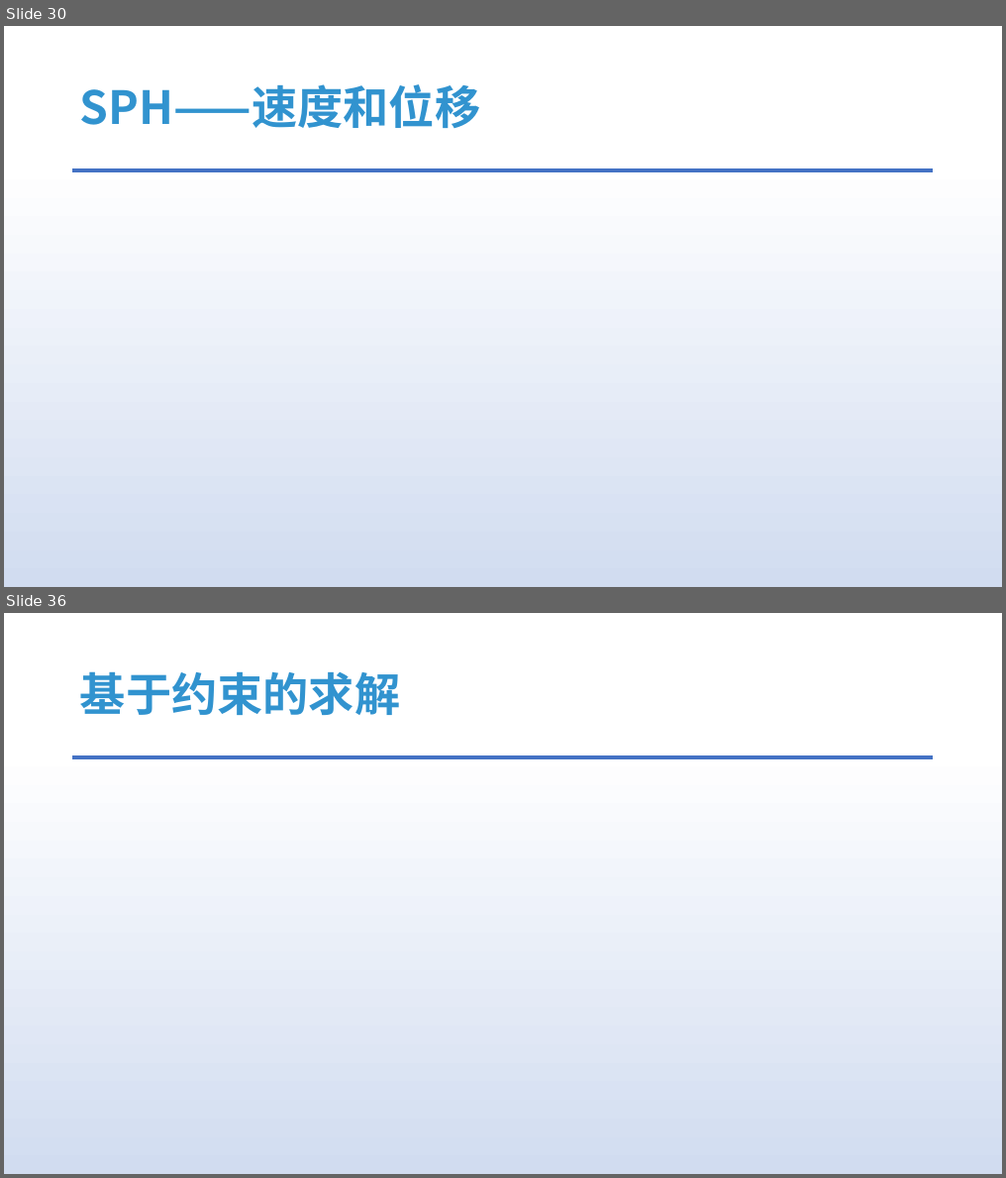
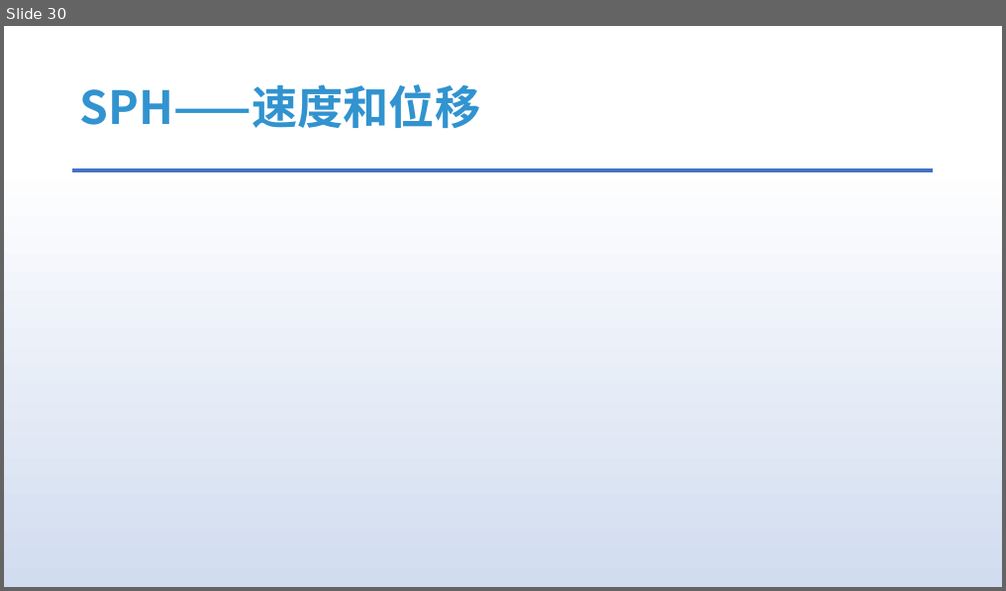
Before and after one commit to answerear/UnityFluid, a slide deck: doc/流体模拟入门分享.pptx. Shown one above the other, each under a label of ours: slides 30 and 36 before the commit, slide 30 after it; the slides between them are not shown. The pictures are 1006x1178 and 1006x591 pixels, drawn with LibreOffice and Linux fonts; fonts in the diff are those of the drawing; grey boxes stand for pictures. Boxes give left, top, right and bottom in pixels: in the first picture for what was removed or moved away, otherwise in the second. Text is boxed around its words. In the diff, an @@ line names an element or a change of style, - is before the commit and + after.

```diff
--- a/doc/流体模拟入门分享.pptx
+++ b/doc/流体模拟入门分享.pptx
@@ slide 36 removed at [4,613,1002,1174], background gradient #FFFFFF to #D1DCF0 to #DAE3F3 to #ABC0E4 to #BECEEA to #C7D5ED; not listed: 1 template element that a slide beside it also shows @@
@@ title removed at [80,671,400,715] @@
-基于约束的求解
```
Also in this commit, not shown: 6 slides changed, 2 slides added, 13 other slides removed.
